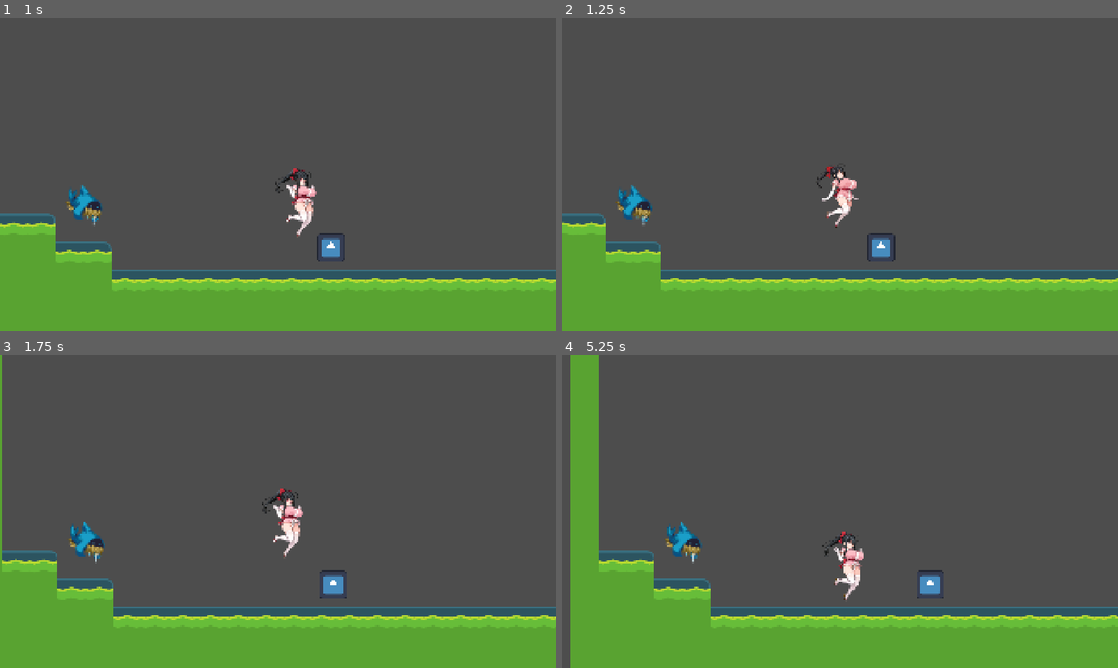
Above: before the commit, frames 1-4 (two rows, left to right).
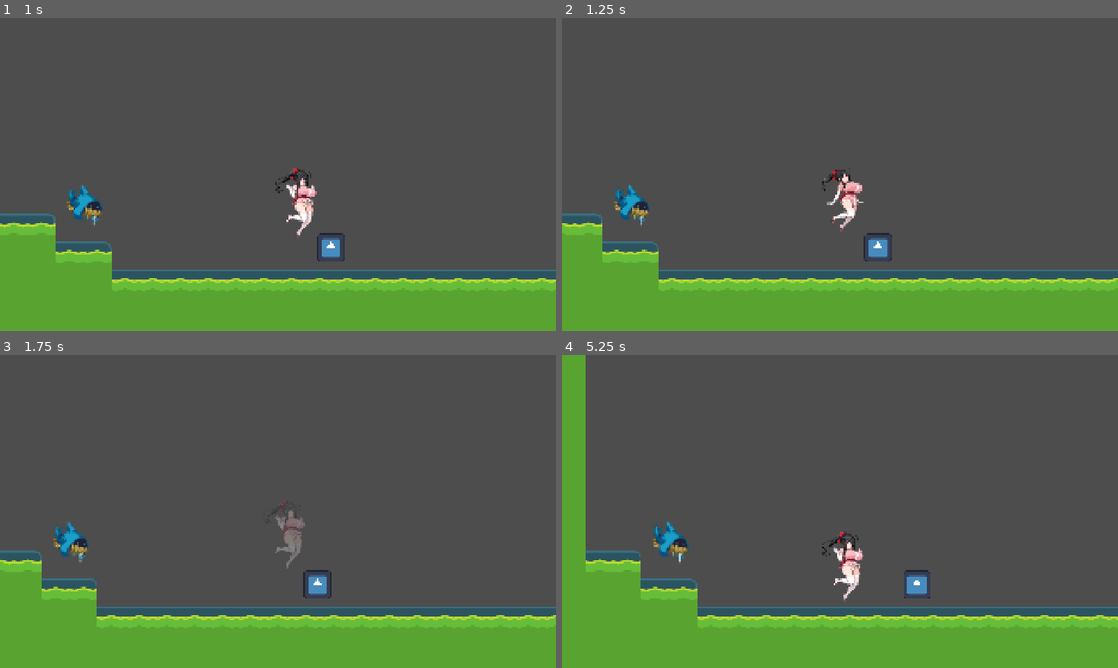
Above: after the commit, the same moments.

Repository: tea-X09A/Suzuran
Game: Godot game, scene res://scenes/levels/level0.tscn
Same seed, same stepped clock (60 frames per second), same inputs: the game is played once before the commit and once after it. The engine's default icon, where the game draws it, is replaced by a stand-in: a white triangle on a blue panel in a dark square.
Inputs:
- Up to frame 1 (1 s): tap Enter at 0.5 s; hold D (right) from 0.53 s (still down); tap F (fight) at 0.6 s; tap Space (jump) at 0.77 s
- Up to frame 2 (1.25 s): keep holding D (right)
- Up to frame 3 (1.75 s): keep holding D (right); tap C (shooting) at 1.35 s; tap Space (jump) at 1.52 s
- Up to frame 4 (5.25 s): release D (right) at 2.03 s; hold A (left) 2.03-2.78 s; hold S (squat) 2.03-2.78 s; hold D (right) 2.78-4.28 s; tap Shift at 2.85 s; tap Space (jump) at 3.02, 3.77, 4.52 s; tap F (fight) at 3.6 s; hold A (left) 4.28-5.03 s; tap C (shooting) at 4.35 s; hold D (right) from 5.03 s (still down); hold S (squat) from 5.03 s (still down)

Frame 1 is identical in both runs. In frame 2, 2.1% of the frame differs, in the area x 0-100%, y 47-87%; in frame 3, 3.9%; in frame 4, 6.2%, in the area x 0-100%, y 0-100%.

Commit message:
Add invincibility visual effect with sprite blinking
- Implement sprite blinking during invincibility period (0.1s interval)
- Use modulate alpha (0.3/1.0) instead of visibility for smoother effect
- Integrate invincibility effect into player physics update loop
- Remove unused condition tracking from InvincibilityEffect class
- Set trap_01 effect type to knockback for testing

🤖 Generated with [Claude Code](https://claude.com/claude-code)

Co-Authored-By: Claude <noreply@anthropic.com>

Diff:
--- a/scenes/traps/trap_01.tscn
+++ b/scenes/traps/trap_01.tscn
@@ -11,6 +11,7 @@
 
 [node name="Trap_01" type="StaticBody2D" groups=["traps"]]
 script = ExtResource("2_trap01")
+effect_type = "knockback"
 
 [node name="Sprite2D" type="Sprite2D" parent="."]
 position = Vector2(-20.5, 20.5)
--- a/scripts/player/invincibility_effect.gd
+++ b/scripts/player/invincibility_effect.gd
@@ -4,7 +4,6 @@
 # ======================== プレイヤー参照 ========================
 
 var player: CharacterBody2D
-var condition: Player.PLAYER_CONDITION
 
 # ======================== 無敵エフェクト管理変数 ========================
 
@@ -16,9 +15,8 @@
 
 # ======================== 初期化 ========================
 
-func _init(player_instance: CharacterBody2D, initial_condition: Player.PLAYER_CONDITION) -> void:
+func _init(player_instance: CharacterBody2D) -> void:
 	player = player_instance
-	condition = initial_condition
 
 # ======================== 無敵エフェクト制御 ========================
 
@@ -34,7 +32,7 @@
 	invincibility_timer = 0.0
 	blink_timer = 0.0
 	is_visible = true
-	_update_sprite_visibility()
+	_restore_sprite_visibility()
 
 ## 無敵エフェクトの更新
 func update_invincibility_effect(delta: float) -> void:
@@ -54,12 +52,15 @@
 		is_visible = not is_visible
 		_update_sprite_visibility()
 
-## 変身状態の更新
-func update_condition(new_condition: Player.PLAYER_CONDITION) -> void:
-	condition = new_condition
-
 # ======================== プライベートメソッド ========================
 
+## スプライトの可視性を更新（点滅エフェクト用）
 func _update_sprite_visibility() -> void:
 	if player.sprite_2d:
-		player.sprite_2d.visible = is_visible
+		# 半透明にすることで点滅効果を実現
+		player.sprite_2d.modulate.a = 0.3 if not is_visible else 1.0
+
+## スプライトの可視性を完全に復元
+func _restore_sprite_visibility() -> void:
+	if player.sprite_2d:
+		player.sprite_2d.modulate.a = 1.0
--- a/scripts/player/player.gd
+++ b/scripts/player/player.gd
@@ -74,8 +74,8 @@
 
 ## システムコンポーネントの初期化
 func _initialize_systems() -> void:
-	# 無敵エフェクトシステムを生成（現在の変身状態を反映）
-	invincibility_effect = InvincibilityEffect.new(self, condition)
+	# 無敵エフェクトシステムを生成
+	invincibility_effect = InvincibilityEffect.new(self)
 	# アニメーションツリーの初期化
 	_initialize_animation_system()
 	# ステート管理システムの初期化
@@ -138,6 +138,9 @@
 	if down_state:
 		down_state.update_recovery_invincibility_timer(delta)
 
+	# 無敵エフェクトを更新
+	invincibility_effect.update_invincibility_effect(delta)
+
 	# 現在のステートに入力処理を移譲
 	current_state.handle_input(delta)
 	current_state.physics_update(delta)
--- a/scripts/player/states/down_state.gd
+++ b/scripts/player/states/down_state.gd
@@ -194,6 +194,9 @@
 	is_recovery_invincible = true
 	recovery_invincibility_timer = get_parameter("recovery_invincibility_duration")
 
+	# 無敵エフェクトを開始
+	player.invincibility_effect.set_invincible(recovery_invincibility_timer)
+
 	down_finished.emit()
 
 func cancel_down() -> void:
@@ -245,3 +248,5 @@
 		recovery_invincibility_timer -= delta
 		if recovery_invincibility_timer <= 0.0:
 			is_recovery_invincible = false
+			# 無敵エフェクトをクリア
+			player.invincibility_effect.clear_invincible()
